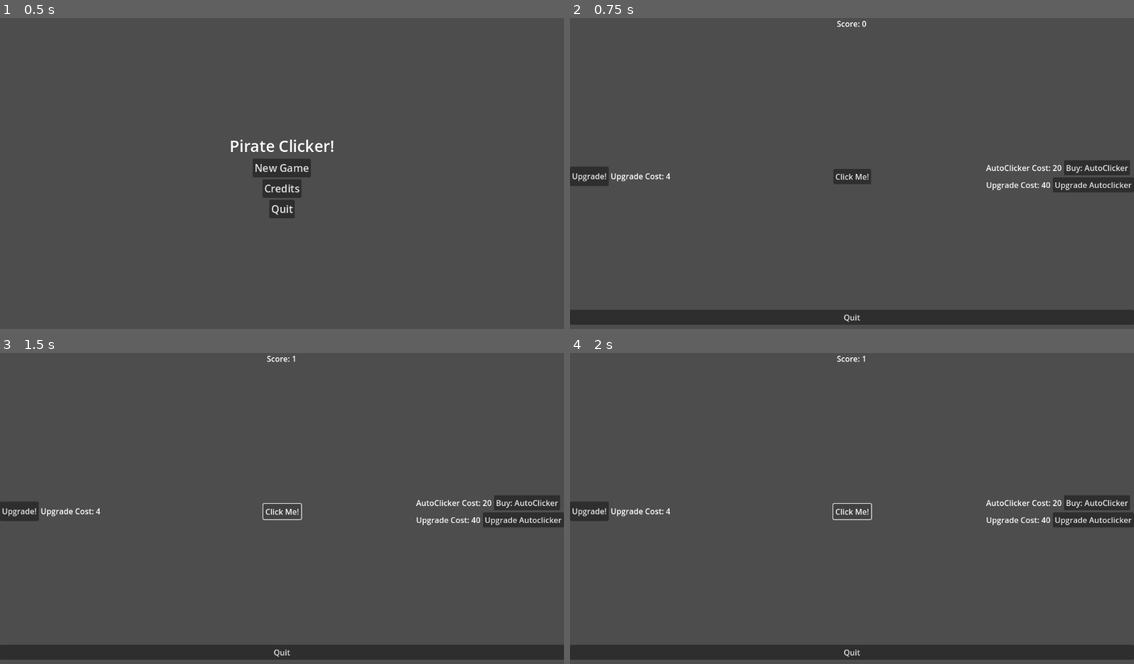
Above: before the commit, frames 1-4 (two rows, left to right).
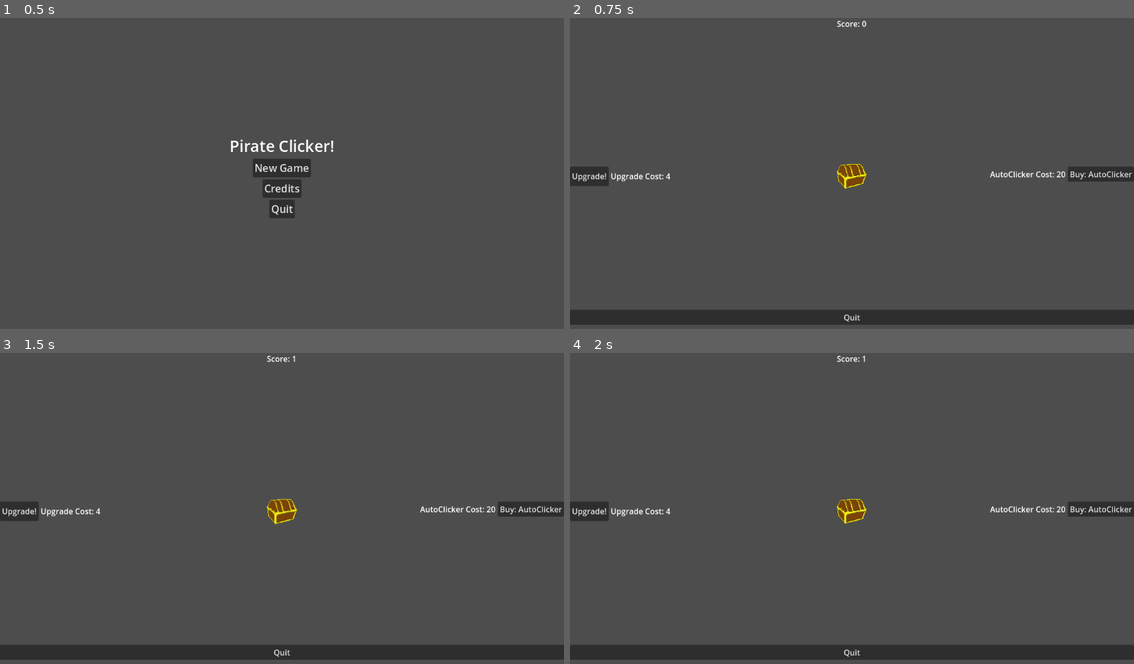
Above: after the commit, the same moments.

Repository: KeatenJo/PirateClicker
Game: Godot game, scene res://mainMenu.tscn
Same seed, same stepped clock (60 frames per second), same inputs: the game is played once before the commit and once after it.
Inputs (mouse positions are in pixels of both pictures, inside the frame that each line leads up to):
- Up to frame 1 (0.5 s): no input
- Up to frame 2 (0.75 s): click "New Game" at 0.5 s
- Up to frame 3 (1.5 s): click (282, 511) at 1.25 s
- Up to frame 4 (2 s): no input

Frame 1 is identical in both runs. In frame 2, 1.7% of the frame differs, in the area x 46-100%, y 45-57%; in frame 3, 1.7%; in frame 4, 1.7%.

Commit message:
Implemented Pause Scene and TreasureChestSprite

Diff:
--- a/main.gd
+++ b/main.gd
@@ -10,7 +10,7 @@
 var autoClickerUpgradeCost: int = 40
 
 @onready var score_label: Label = $CanvasLayer/ScoreLabel
-@onready var click_button: Button = $CanvasLayer/ClickButton
+@onready var click_button: TextureButton = $CanvasLayer/ClickButton
 
 @onready var upgrade_button: Button = $CanvasLayer/UpgradeContainer/UpgradeButton
 @onready var upgrade_cost_label: Label = $CanvasLayer/UpgradeContainer/UpgradeCostLabel
@@ -22,11 +22,18 @@
 @onready var auto_clicker_upgrade_label: Label = $CanvasLayer/VBoxContainer/AutoClickerUpgradeContainer/AutoclickerUpgradeCostLabel
 @onready var auto_clicker_upgrade_button: Button = $CanvasLayer/VBoxContainer/AutoClickerUpgradeContainer/AutoClickerUpgradeButton
 
+@onready var resumeButton: Button = $PauseMenu/PauseLayer/MarginContainer/VBoxContainer/ResumeButton
+@onready var quitButton: Button = $PauseMenu/PauseLayer/MarginContainer/VBoxContainer/QuitButton
+@onready var pauseLayer: CanvasLayer = $PauseMenu/PauseLayer
+
 func _ready() -> void:
 	click_button.pressed.connect(_on_click_button_pressed)
 	upgrade_button.pressed.connect(upgrade_button_payout)
 	auto_clicker_button.pressed.connect(auto_clicker_button_pressed)
 	auto_clicker_upgrade_button.pressed.connect(autoClickerUpgrade)
+
+	quitButton.pressed.connect(_on_quit_button_pressed)
+	resumeButton.pressed.connect(_on_resume_button_pressed)
 
 	update_score_label()
 
@@ -111,3 +118,17 @@
 
 func updateAutClickerUpgradeLevel():
 	auto_clicker_upgrade_button.text = "LVL: %d" % autoClickerLvl
+
+func _input(event):
+	if Input.is_action_just_pressed("EscapePressed"):
+		get_tree().paused = true
+		pauseLayer.visible = true
+
+
+func _on_quit_button_pressed():
+	get_tree().paused = false
+	get_tree().change_scene_to_file("res://mainMenu.tscn")
+
+func _on_resume_button_pressed():
+	get_tree().paused = false
+	pauseLayer.visible = false
--- a/main.tscn
+++ b/main.tscn
@@ -2,20 +2,7 @@
 
 [ext_resource type="Script" path="res://main.gd" id="1_lgf7p"]
 [ext_resource type="Script" path="res://QuitButton.gd" id="2_a24jb"]
-
-[sub_resource type="GDScript" id="GDScript_v0277"]
-script/source = "extends Button
-
-
-# Called when the node enters the scene tree for the first time.
-func _ready():
-	pass # Replace with function body.
-
-
-# Called every frame. 'delta' is the elapsed time since the previous frame.
-func _process(delta):
-	pass
-"
+[ext_resource type="Texture2D" uid="uid://gd21uo1fm2nx" path="res://PirateClickerTreasureChest.png" id="2_bx41h"]
 
 [sub_resource type="GDScript" id="GDScript_cngw8"]
 script/source = "extends Button
@@ -32,25 +19,24 @@
 "
 
 [node name="Main" type="Node2D"]
+process_mode = 1
 script = ExtResource("1_lgf7p")
 
 [node name="CanvasLayer" type="CanvasLayer" parent="."]
 
-[node name="ClickButton" type="Button" parent="CanvasLayer"]
+[node name="ClickButton" type="TextureButton" parent="CanvasLayer"]
 anchors_preset = 8
 anchor_left = 0.5
 anchor_top = 0.5
 anchor_right = 0.5
 anchor_bottom = 0.5
-offset_left = -38.5
-offset_top = -15.5
-offset_right = 38.5
-offset_bottom = 15.5
+offset_left = -32.0
+offset_top = -32.0
+offset_right = 32.0
+offset_bottom = 32.0
 grow_horizontal = 2
 grow_vertical = 2
-action_mode = 0
-text = "Click Me!"
-script = SubResource("GDScript_v0277")
+texture_normal = ExtResource("2_bx41h")
 
 [node name="ScoreLabel" type="Label" parent="CanvasLayer"]
 anchors_preset = 10
@@ -102,6 +88,7 @@
 script = SubResource("GDScript_cngw8")
 
 [node name="AutoClickerUpgradeContainer" type="HBoxContainer" parent="CanvasLayer/VBoxContainer"]
+visible = false
 layout_mode = 2
 
 [node name="AutoclickerUpgradeCostLabel" type="Label" parent="CanvasLayer/VBoxContainer/AutoClickerUpgradeContainer"]
@@ -128,5 +115,45 @@
 "
 script = ExtResource("2_a24jb")
 
+[node name="PauseMenu" type="Node2D" parent="."]
+process_mode = 2
+visible = false
+
+[node name="PauseLayer" type="CanvasLayer" parent="PauseMenu"]
+visible = false
+
+[node name="MarginContainer" type="MarginContainer" parent="PauseMenu/PauseLayer"]
+anchors_preset = 15
+anchor_right = 1.0
+anchor_bottom = 1.0
+grow_horizontal = 2
+grow_vertical = 2
+theme_override_constants/margin_left = 100
+theme_override_constants/margin_top = 20
+theme_override_constants/margin_right = 100
+theme_override_constants/margin_bottom = 20
+
+[node name="VBoxContainer" type="VBoxContainer" parent="PauseMenu/PauseLayer/MarginContainer"]
+layout_mode = 2
+theme_override_constants/separation = 20
+alignment = 1
+
+[node name="PauseLabel" type="Label" parent="PauseMenu/PauseLayer/MarginContainer/VBoxContainer"]
+layout_mode = 2
+theme_override_font_sizes/font_size = 64
+text = "Paused
+"
+horizontal_alignment = 1
+
+[node name="ResumeButton" type="Button" parent="PauseMenu/PauseLayer/MarginContainer/VBoxContainer"]
+layout_mode = 2
+theme_override_font_sizes/font_size = 32
+text = "Resume"
+
+[node name="QuitButton" type="Button" parent="PauseMenu/PauseLayer/MarginContainer/VBoxContainer"]
+layout_mode = 2
+theme_override_font_sizes/font_size = 32
+text = "Quit"
+
 [connection signal="mouse_entered" from="CanvasLayer/ClickButton" to="." method="_on_click_button_mouse_entered"]
 [connection signal="mouse_exited" from="CanvasLayer/ClickButton" to="." method="_on_click_button_mouse_exited"]
--- a/mainMenu.gd
+++ b/mainMenu.gd
@@ -9,7 +9,6 @@
 	newGameButton.pressed.connect(loadNewGameScene)
 	quitButton.pressed.connect(quitGame)
 	creditsButton.pressed.connect(loadCreditsScene)
-	#TODO: add credits button and quit button
 
 
 # Called every frame. 'delta' is the elapsed time since the previous frame.
--- a/project.godot
+++ b/project.godot
@@ -14,3 +14,11 @@
 run/main_scene="res://mainMenu.tscn"
 config/features=PackedStringArray("4.2", "Forward Plus")
 config/icon="res://icon.svg"
+
+[input]
+
+EscapePressed={
+"deadzone": 0.5,
+"events": [Object(InputEventKey,"resource_local_to_scene":false,"resource_name":"","device":-1,"window_id":0,"alt_pressed":false,"shift_pressed":false,"ctrl_pressed":false,"meta_pressed":false,"pressed":false,"keycode":0,"physical_keycode":4194305,"key_label":0,"unicode":0,"echo":false,"script":null)
+]
+}
Binary file added: PirateClickerTreasureChest.png
Not shown, added: PirateClickerTreasureChest.png.import
